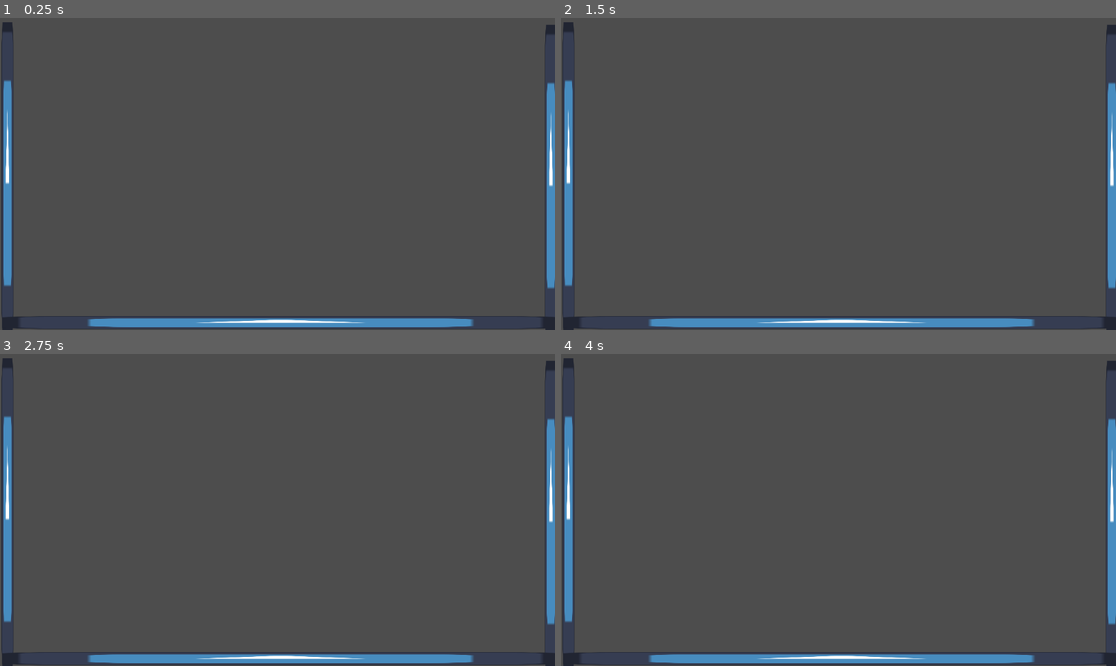
Above: before the commit, frames 1-4 (two rows, left to right).
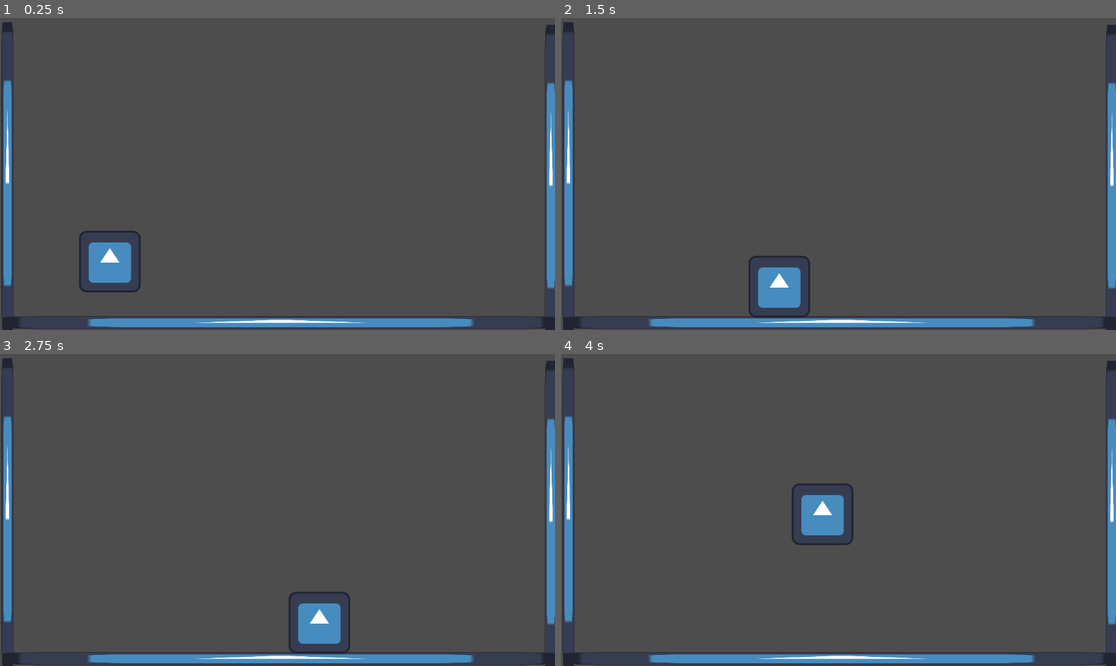
Above: after the commit, the same moments.

Repository: TarikPonciano/Tecnico-Jogos-Digitais-2024.07.9
Game: Godot game, scene res://fase_1.tscn
Two runs of this game, one before a commit and one after it. Both use one fixed random seed, a clock stepped at 60 frames per second and the inputs below. The engine's default icon, where the game draws it, is replaced by a stand-in: a white triangle on a blue panel in a dark square.
Inputs:
- Up to frame 1 (0.25 s): no input
- Up to frame 2 (1.5 s): tap Enter at 0.5 s; hold Right (ui_right) 0.53-1.28 s; hold Down (ui_down) from 1.28 s (still down)
- Up to frame 3 (2.75 s): tap Space at 2 s; release Down (ui_down) at 2.03 s; hold Right (ui_right) from 2.03 s (still down)
- Up to frame 4 (4 s): release Right (ui_right) at 2.78 s; hold Up (ui_up) 2.78-3.53 s; hold Left (ui_left) from 3.53 s (still down)

The runs differ from the first frame. In frame 1, 1.3% of the frame differs, in the area x 14-26%, y 68-88%; in frame 2, 1.3%; in frame 3, 1.3%; in frame 4, 1.3%.

Commit message:
Prototipo

Diff:
--- a/projeto-dlux/fase_1.tscn
+++ b/projeto-dlux/fase_1.tscn
@@ -1,14 +1,19 @@
-[gd_scene load_steps=4 format=3 uid="uid://da2l3jkg37xou"]
+[gd_scene load_steps=6 format=3 uid="uid://da2l3jkg37xou"]
 
 [ext_resource type="Texture2D" uid="uid://cy2wg5sh0bvuy" path="res://icon.svg" id="1_ru54l"]
+[ext_resource type="PackedScene" uid="uid://cqfj0cryurx81" path="res://jogador_v_1.tscn" id="2_5s2kv"]
+
+[sub_resource type="RectangleShape2D" id="RectangleShape2D_urf38"]
+size = Vector2(24, 643.5)
 
 [sub_resource type="RectangleShape2D" id="RectangleShape2D_ru54l"]
-size = Vector2(24, 661)
+size = Vector2(24, 648.5)
 
 [sub_resource type="RectangleShape2D" id="RectangleShape2D_5s2kv"]
 size = Vector2(1144, 27)
 
 [node name="Fase 1" type="Node2D"]
+metadata/_edit_horizontal_guides_ = [-41.0]
 
 [node name="Parede Direita" type="StaticBody2D" parent="."]
 position = Vector2(1129, 11)
@@ -19,8 +24,8 @@
 texture = ExtResource("1_ru54l")
 
 [node name="CollisionShape2D" type="CollisionShape2D" parent="Parede Direita"]
-position = Vector2(12, 318)
-shape = SubResource("RectangleShape2D_ru54l")
+position = Vector2(12, 326.75)
+shape = SubResource("RectangleShape2D_urf38")
 
 [node name="Parede Esquerda" type="StaticBody2D" parent="."]
 position = Vector2(1, 6)
@@ -45,3 +50,6 @@
 [node name="CollisionShape2D" type="CollisionShape2D" parent="Chao"]
 position = Vector2(11, 217.5)
 shape = SubResource("RectangleShape2D_5s2kv")
+
+[node name="Jogador V1" parent="." instance=ExtResource("2_5s2kv")]
+position = Vector2(228, 506)
--- /dev/null
+++ b/projeto-dlux/jogador_v_1.gd
@@ -0,0 +1,27 @@
+extends CharacterBody2D
+
+
+const SPEED = 300.0
+const JUMP_VELOCITY = -800.0
+
+
+func _physics_process(delta: float) -> void:
+
+	# Get the input direction and handle the movement/deceleration.
+	# As good practice, you should replace UI actions with custom gameplay actions.
+	#var direction := Input.get_axis("ui_left", "ui_right")
+	#if direction:
+		#velocity.x = direction * SPEED
+	#else:
+		#velocity.x = move_toward(velocity.x, 0, SPEED)
+
+	var direction := Input.get_vector("ui_left","ui_right","ui_up","ui_down")
+	if direction != Vector2(0,0):
+		velocity = direction.normalized() * Vector2(300,300)
+	else:
+		velocity.x = move_toward(velocity.x, 0, 300)
+		velocity.y = move_toward(velocity.y, 0, 300)
+
+
+
+	move_and_slide()
--- /dev/null
+++ b/projeto-dlux/jogador_v_1.tscn
@@ -0,0 +1,17 @@
+[gd_scene load_steps=4 format=3 uid="uid://cqfj0cryurx81"]
+
+[ext_resource type="Texture2D" uid="uid://cy2wg5sh0bvuy" path="res://icon.svg" id="1_h3y7g"]
+[ext_resource type="Script" uid="uid://d0yihhyarq85a" path="res://jogador_v_1.gd" id="1_x38m5"]
+
+[sub_resource type="RectangleShape2D" id="RectangleShape2D_h3y7g"]
+size = Vector2(124, 123)
+
+[node name="Jogador V1" type="CharacterBody2D"]
+script = ExtResource("1_x38m5")
+
+[node name="Sprite2D" type="Sprite2D" parent="."]
+texture = ExtResource("1_h3y7g")
+
+[node name="CollisionShape2D" type="CollisionShape2D" parent="."]
+position = Vector2(1, -0.5)
+shape = SubResource("RectangleShape2D_h3y7g")
--- /dev/null
+++ b/projeto-dlux/parede_direita.gd
@@ -0,0 +1,11 @@
+extends StaticBody2D
+
+
+# Called when the node enters the scene tree for the first time.
+func _ready() -> void:
+	velocity # Replace with function body.
+
+
+# Called every frame. 'delta' is the elapsed time since the previous frame.
+func _process(delta: float) -> void:
+	pass
Not shown, added: projeto-dlux/jogador_v_1.gd.uid
Not shown, added: projeto-dlux/parede_direita.gd.uid
